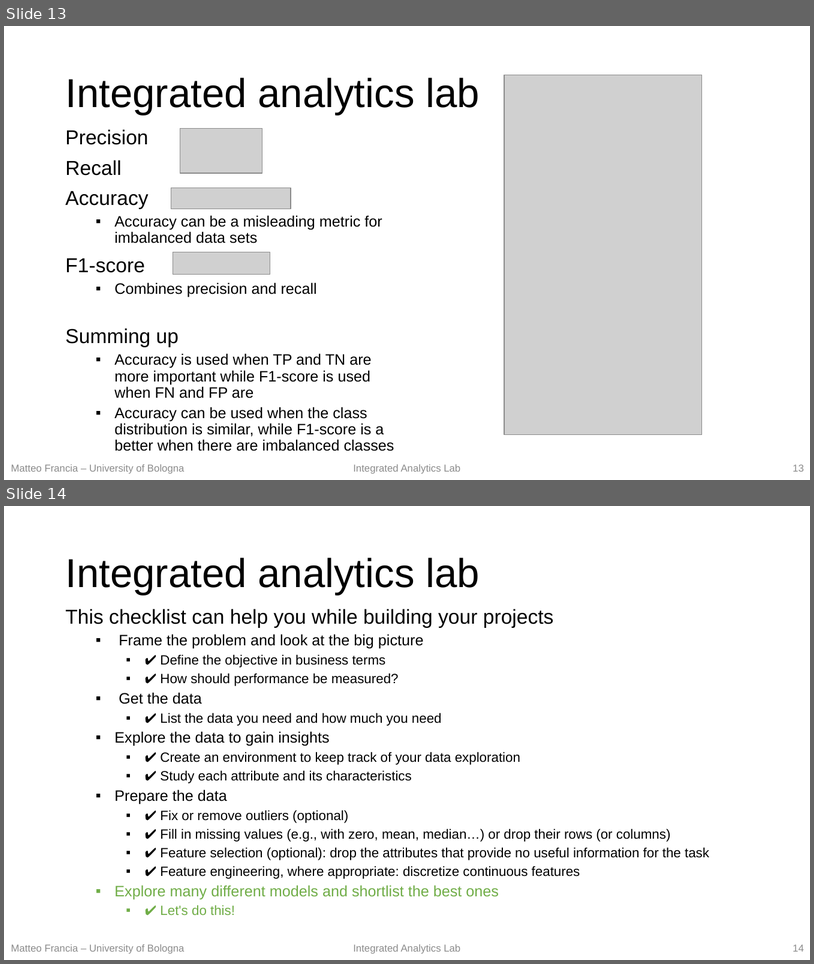
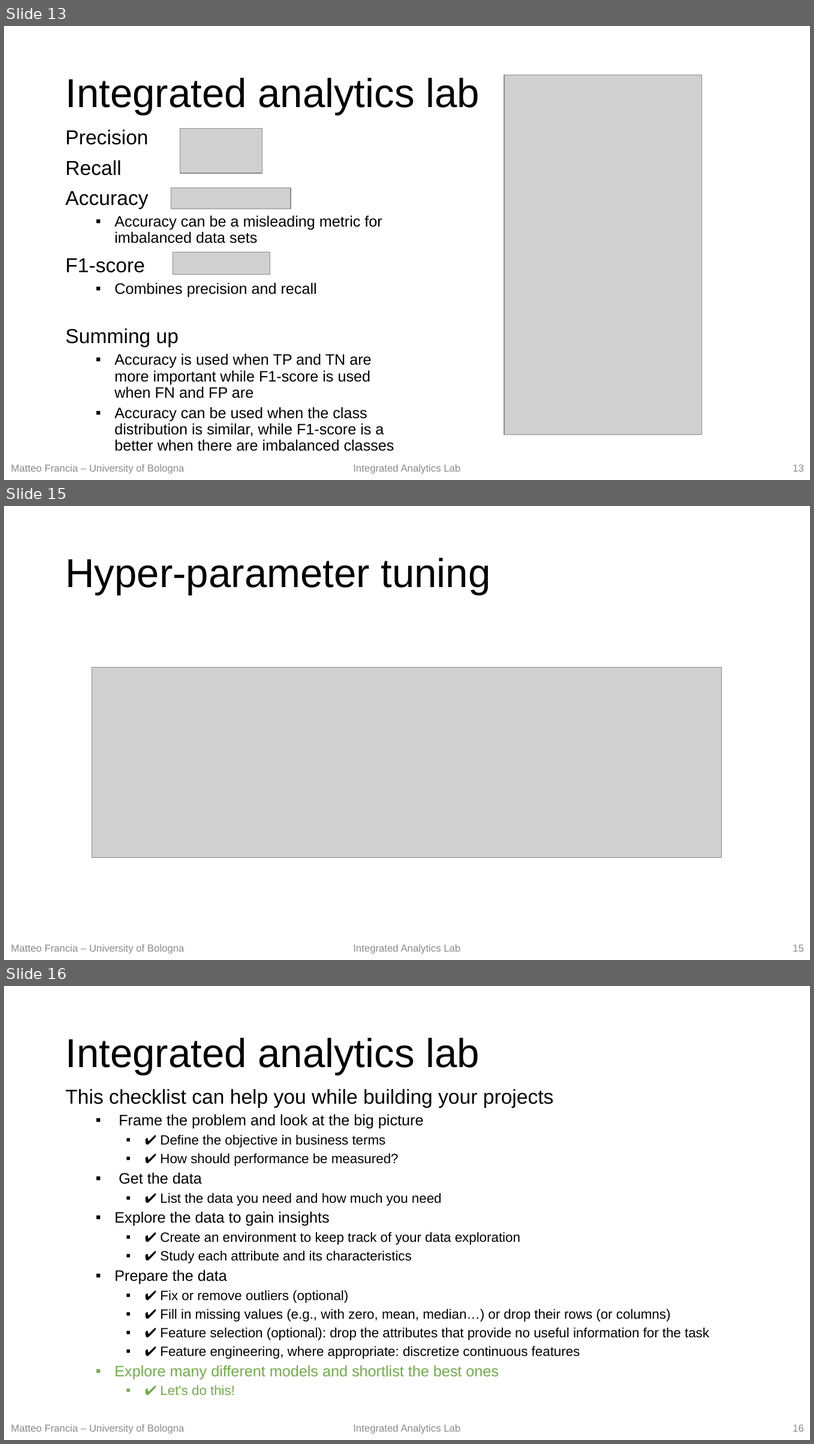
Before and after one commit to w4bo/teaching-handsondatapipelines, a slide deck: 02-MachineLearning/02-slides.pptx. Shown one above the other, each under a label of ours: slides 13 and 14 before the commit, slides 13, 15 and 16 after it; the slides between them are not shown. The pictures are 814x964 and 814x1444 pixels, drawn with LibreOffice and Linux fonts; fonts in the diff are those of the drawing; grey boxes stand for pictures. Boxes give left, top, right and bottom in pixels: in the first picture for what was removed or moved away, otherwise in the second. Text is boxed around its words. In the diff, an @@ line names an element or a change of style, - is before the commit and + after.

Commit message:
add hyperparameter

```diff
--- a/02-MachineLearning/02-slides.pptx
+++ b/02-MachineLearning/02-slides.pptx
@@ slide 15 added at [4, 506, 810, 960], background #FFFFFF; not listed: 1 template element that a slide beside it also shows @@
@@ title added at [65, 558, 491, 594], 48 pt, text #000000 @@
+Hyper-parameter tuning
@@ picture added at [92, 667, 723, 858] @@
@@ text added at [11, 944, 185, 954], 12 pt, text #8C8C8C @@
+Matteo Francia – University of Bologna
@@ page number added at [793, 944, 804, 951], 12 pt, text #8C8C8C @@
+15
@@ what was slide 14 is now slide 16 @@
@@ page number at [793, 1424, 804, 1431]: text changed @@
-14
+16
```
Also in this commit, not shown: 1 slide changed, 1 other slide added.
